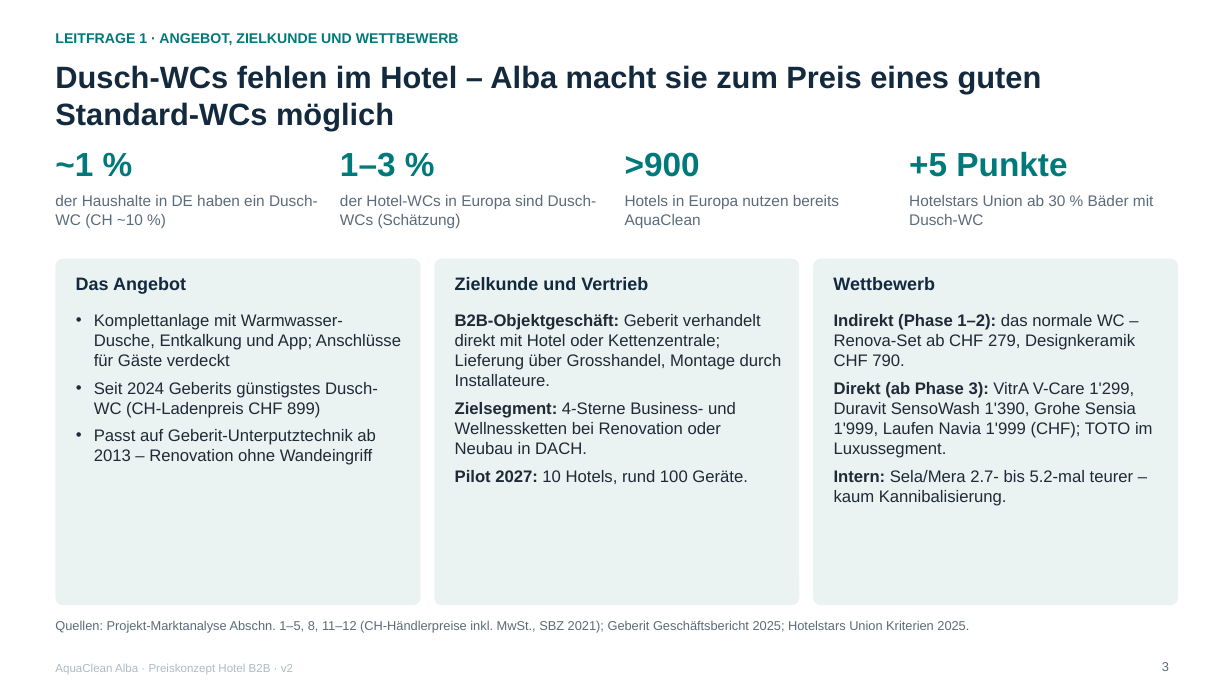
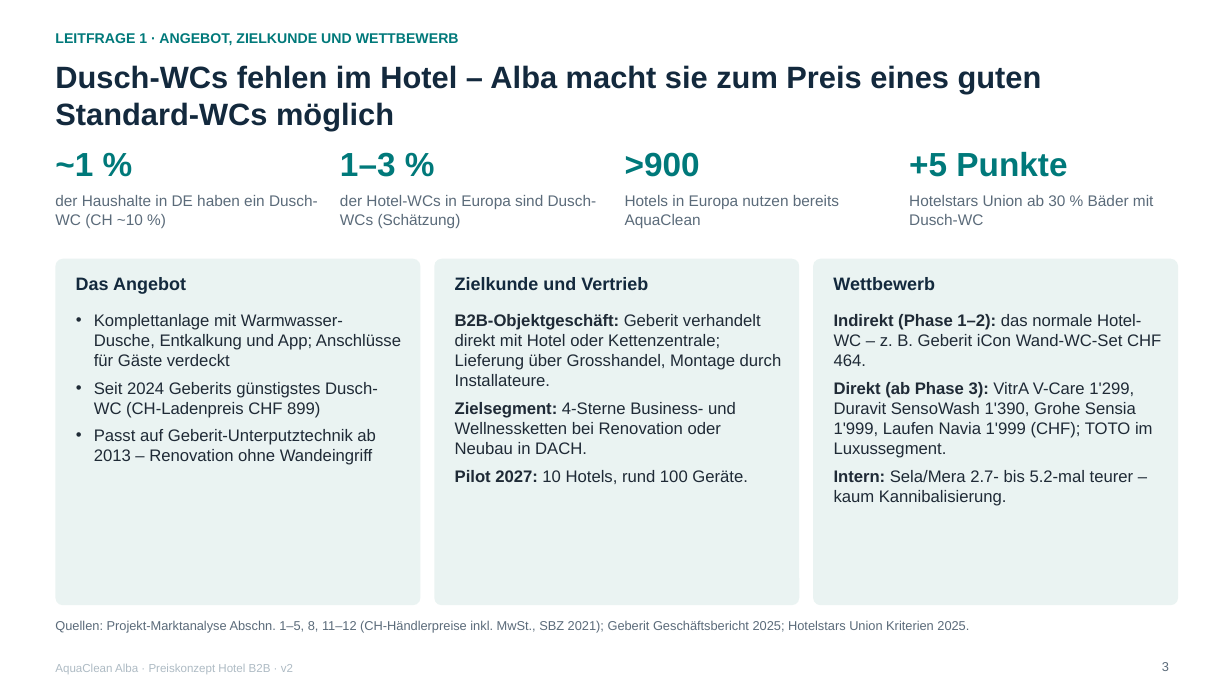
Before and after one commit to dhueppi/ZHAW_CAS_PRICING_01, a slide deck: slide 3 of leistungsnachweis_2/LN2_AquaClean_Alba_Hotel_Preiskonzept_2026_v2.pptx. Drawn at 1232x693 pixels with LibreOffice and Linux fonts; fonts in the diff are those of the drawing. Boxes give left, top, right and bottom in pixels: in the first picture for what was removed or moved away, otherwise in the second. Text is boxed around its words. In the diff, an @@ line names an element or a change of style, - is before the commit and + after.

Commit message:
Refactor pricing model and update parameters for AquaClean Alba Hotel project

```diff
--- a/leistungsnachweis_2/LN2_AquaClean_Alba_Hotel_Preiskonzept_2026_v2.pptx
+++ b/leistungsnachweis_2/LN2_AquaClean_Alba_Hotel_Preiskonzept_2026_v2.pptx
@@ text at [834, 314, 1161, 366]: text changed @@
-• Indirekt (Phase 1–2): das normale WC – Renova-Set ab CHF 279, Designkeramik CHF 790.
+• Indirekt (Phase 1–2): das normale Hotel-WC – z. B. Geberit iCon Wand-WC-Set CHF 464.
```
Also in this commit, not shown: 5 other slides changed, 4 other files.
